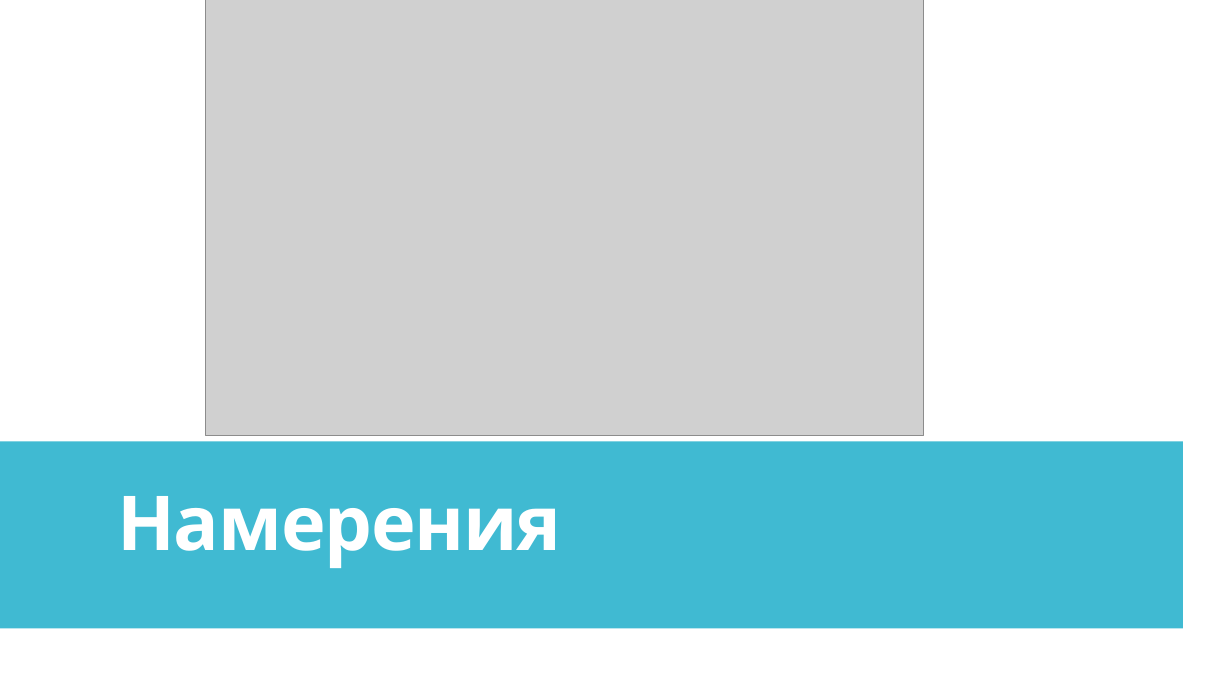
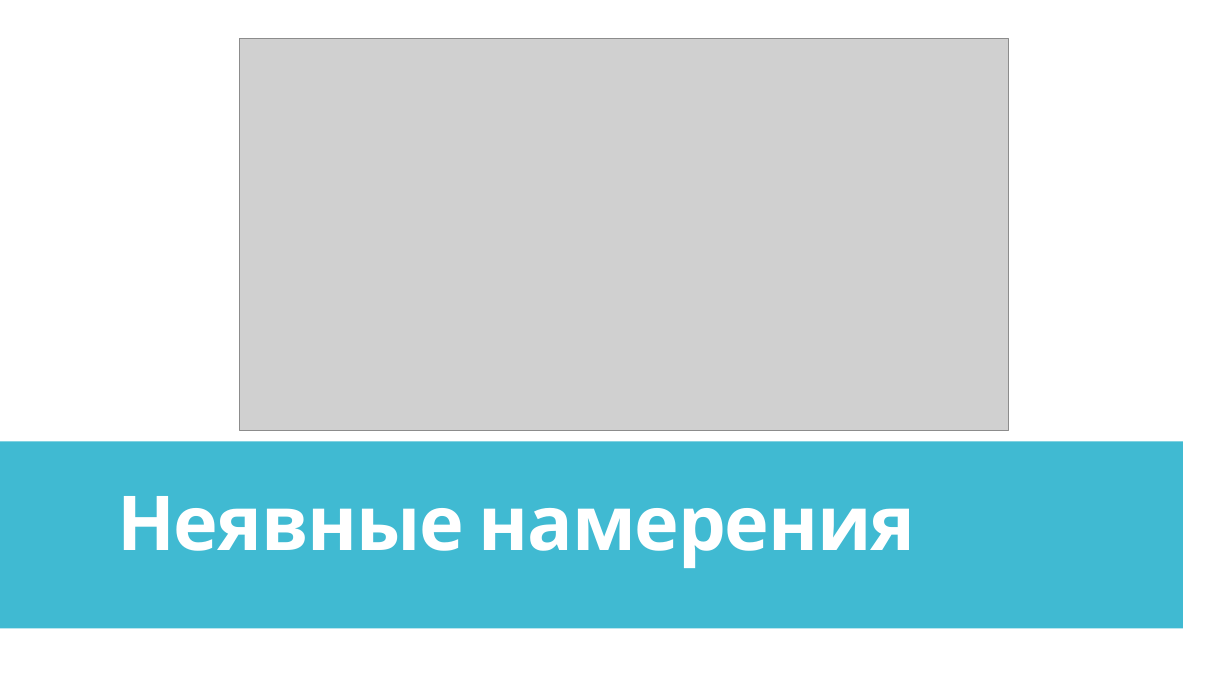
Before and after one commit to IriEfremova/LessonsCube, a slide deck: slide 8 of Android/Lesson15/ContextIntent.pptx (slide 4 before the commit). Drawn at 1232x693 pixels with LibreOffice and Linux fonts; fonts in the diff are those of the drawing; grey boxes stand for pictures. Boxes give left, top, right and bottom in pixels: in the first picture for what was removed or moved away, otherwise in the second. Text is boxed around its words. In the diff, an @@ line names an element or a change of style, - is before the commit and + after.

Commit message:
Edit

```diff
--- a/Android/Lesson15/ContextIntent.pptx
+++ b/Android/Lesson15/ContextIntent.pptx
@@ picture: place and size @@
-picture at (206,0,924,435)
+picture at (239,39,1009,431)
@@ title at (117,496,916,568): text changed @@
-Намерения
+Неявные намерения
```
Also in this commit, not shown: 5 other slides changed, 10 slides added, 5 slides removed.
